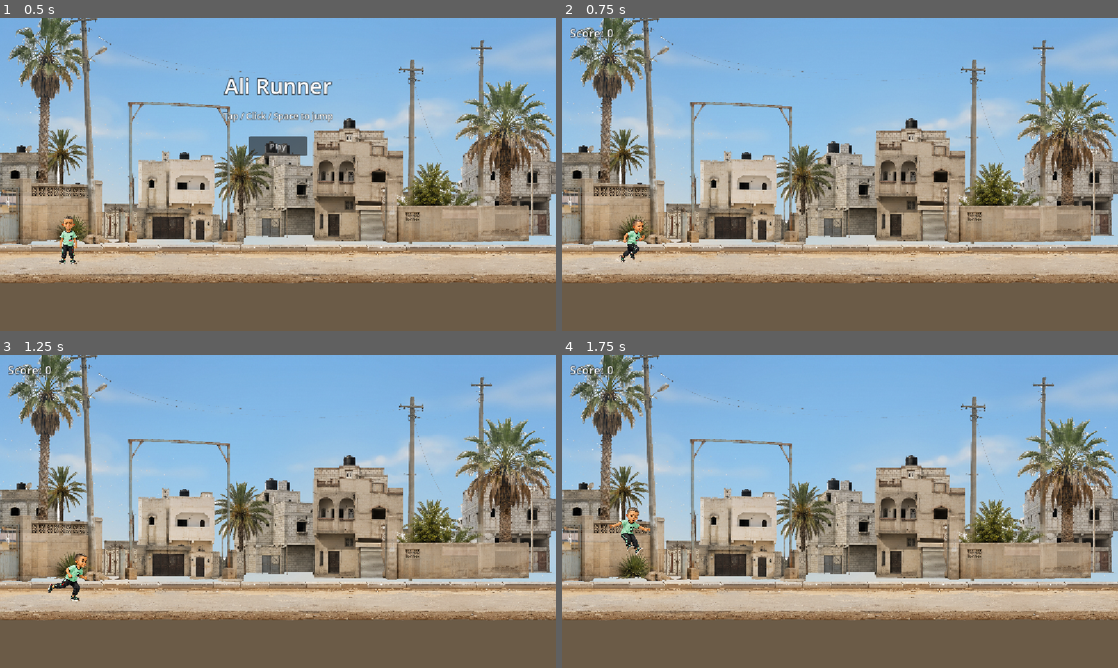
Above: before the commit, frames 1-4 (two rows, left to right).
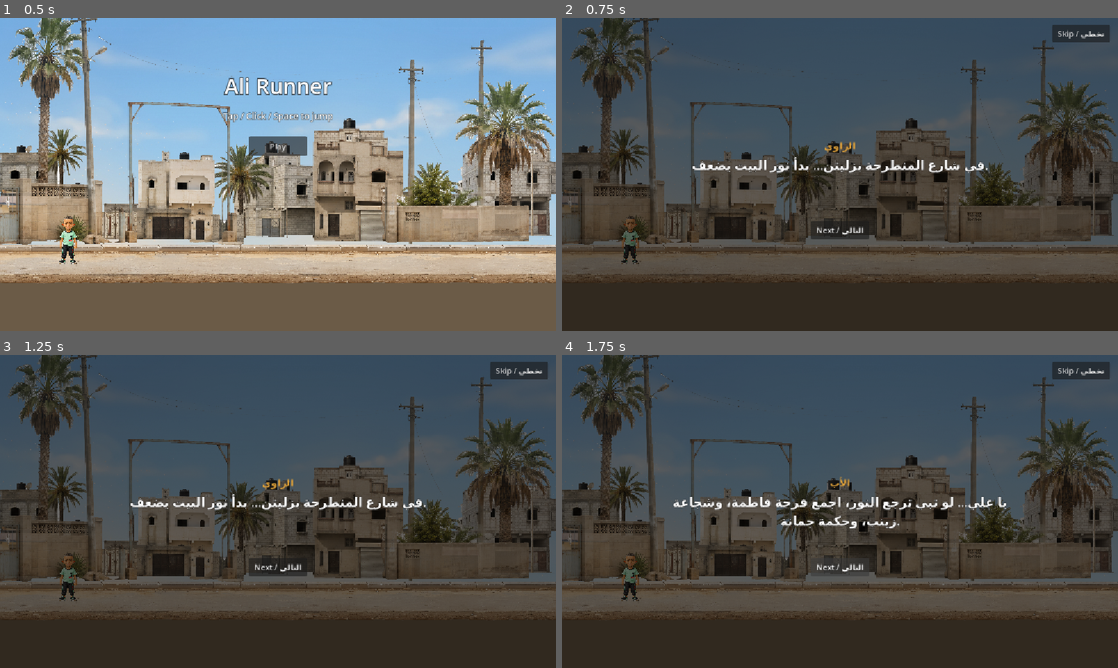
Above: after the commit, the same moments.

Repository: HamzaJwan/Ali-s-Runner
Game: Godot game, scene res://scenes/Main.tscn
Two runs of this game, one before a commit and one after it. Both use one fixed random seed, a clock stepped at 60 frames per second and the inputs below.
Inputs (mouse positions are in pixels of both pictures, inside the frame that each line leads up to):
- Up to frame 1 (0.5 s): no input
- Up to frame 2 (0.75 s): click "Play" at 0.5 s
- Up to frame 3 (1.25 s): no input
- Up to frame 4 (1.75 s): click (840, 567) at 1.25 s, where only the run after the commit has a clickable "التالي / Next"

Frame 1 is identical in both runs. In frame 2, 99% of the frame differs, in the area x 0-100%, y 0-100%; in frame 3, 99%; in frame 4, 99%.

Commit message:
autopilot: v1.1 opening story scene / cinematic intro

Diff:
--- a/scenes/Main.tscn
+++ b/scenes/Main.tscn
@@ -232,6 +232,70 @@
 offset_bottom = 286.0
 text = "Play"
 
+[node name="IntroOverlay" type="Control" parent="UI"]
+visible = false
+layout_mode = 3
+anchors_preset = 15
+anchor_right = 1.0
+anchor_bottom = 1.0
+grow_horizontal = 2
+grow_vertical = 2
+mouse_filter = 2
+
+[node name="Dim" type="ColorRect" parent="UI/IntroOverlay"]
+layout_mode = 1
+anchors_preset = 15
+anchor_right = 1.0
+anchor_bottom = 1.0
+grow_horizontal = 2
+grow_vertical = 2
+mouse_filter = 2
+color = Color(0.04, 0.03, 0.02, 0.6)
+
+[node name="IntroSpeaker" type="Label" parent="UI/IntroOverlay"]
+layout_mode = 0
+offset_left = 326.0
+offset_top = 250.0
+offset_right = 826.0
+offset_bottom = 280.0
+theme_override_font_sizes/font_size = 20
+theme_override_colors/font_color = Color(0.86, 0.62, 0.22, 1)
+horizontal_alignment = 1
+text_direction = 3
+language = "ar"
+mouse_filter = 2
+
+[node name="IntroLine" type="Label" parent="UI/IntroOverlay"]
+layout_mode = 0
+offset_left = 226.0
+offset_top = 286.0
+offset_right = 926.0
+offset_bottom = 376.0
+theme_override_font_sizes/font_size = 26
+theme_override_constants/outline_size = 4
+theme_override_colors/font_outline_color = Color(0, 0, 0, 0.75)
+autowrap_mode = 2
+horizontal_alignment = 1
+text_direction = 3
+language = "ar"
+mouse_filter = 2
+
+[node name="NextButton" type="Button" parent="UI/IntroOverlay"]
+layout_mode = 0
+offset_left = 516.0
+offset_top = 420.0
+offset_right = 636.0
+offset_bottom = 458.0
+text = "التالي / Next"
+
+[node name="SkipButton" type="Button" parent="UI/IntroOverlay"]
+layout_mode = 0
+offset_left = 1016.0
+offset_top = 14.0
+offset_right = 1136.0
+offset_bottom = 50.0
+text = "تخطي / Skip"
+
 [node name="ScoreLabel" type="Label" parent="UI"]
 offset_left = 16.0
 offset_top = 14.0
--- a/scripts/main.gd
+++ b/scripts/main.gd
@@ -47,6 +47,14 @@
 const IMPACT_BOUNCE_OUT_TIME := 0.08
 const IMPACT_BOUNCE_BACK_TIME := 0.18
 const JOMANA_SAFETY_WINDOW_SPAWNS := 4
+const INTRO_LINES := [
+	{"speaker": "الراوي", "text": "في شارع المنطرحة بزليتن… بدأ نور البيت يضعف."},
+	{
+		"speaker": "الأب",
+		"text": "يا علي… لو تبي ترجع النور، اجمع فرحة فاطمة، وشجاعة زينب، وحكمة جمانة.",
+	},
+	{"speaker": "علي", "text": "حاضر يا بابا… بنوصل للنهاية."},
+]
 const GROUND_CENTER_Y := ROAD_SURFACE_Y + GROUND_COLLISION_HEIGHT / 2.0
 const START_PLAYER_POSITION := Vector2(
 	PLAYER_START_X, ROAD_SURFACE_Y - PLAYER_COLLISION_HALF_HEIGHT
@@ -86,6 +94,11 @@
 @onready var restart_button: Button = $UI/RestartButton
 @onready var start_screen: Control = $UI/StartScreen
 @onready var play_button: Button = $UI/StartScreen/PlayButton
+@onready var intro_overlay: Control = $UI/IntroOverlay
+@onready var intro_speaker: Label = $UI/IntroOverlay/IntroSpeaker
+@onready var intro_line: Label = $UI/IntroOverlay/IntroLine
+@onready var intro_next_button: Button = $UI/IntroOverlay/NextButton
+@onready var intro_skip_button: Button = $UI/IntroOverlay/SkipButton
 @onready var checkpoint_panel: Control = $UI/CheckpointPanel
 @onready var checkpoint_card: Control = $UI/CheckpointPanel/Card
 @onready var fatima_texture: TextureRect = $UI/CheckpointPanel/Card/FatimaTexture
@@ -126,6 +139,9 @@
 var fatima_reward_applied := false
 var zainab_shield_active := false
 var jomana_safety_window_pending := false
+var intro_shown := false
+var intro_active := false
+var intro_step_index := 0
 
 
 func _ready() -> void:
@@ -138,6 +154,10 @@
 		retry_button.pressed.connect(_on_retry_pressed)
 	if not continue_button.pressed.is_connected(_on_checkpoint_continue_pressed):
 		continue_button.pressed.connect(_on_checkpoint_continue_pressed)
+	if not intro_next_button.pressed.is_connected(_on_intro_next_pressed):
+		intro_next_button.pressed.connect(_on_intro_next_pressed)
+	if not intro_skip_button.pressed.is_connected(_on_intro_skip_pressed):
+		intro_skip_button.pressed.connect(_on_intro_skip_pressed)
 	start_screen.mouse_filter = Control.MOUSE_FILTER_STOP
 	play_button.mouse_filter = Control.MOUSE_FILTER_STOP
 	checkpoint_panel.mouse_filter = Control.MOUSE_FILTER_IGNORE
@@ -209,9 +229,54 @@
 
 
 func _on_play_pressed() -> void:
-	if started:
+	if started or intro_active:
 		return
 	print("Play button pressed")
+	if intro_shown:
+		_start_run()
+	else:
+		_start_intro()
+
+
+func _start_intro() -> void:
+	intro_active = true
+	intro_step_index = 0
+	start_screen.visible = false
+	intro_overlay.visible = true
+	_show_intro_step()
+
+
+func _show_intro_step() -> void:
+	var step: Dictionary = INTRO_LINES[intro_step_index]
+	intro_speaker.text = step["speaker"]
+	intro_line.text = step["text"]
+	intro_next_button.text = (
+		"ابدأ / Start"
+		if intro_step_index >= INTRO_LINES.size() - 1
+		else "التالي / Next"
+	)
+
+
+func _on_intro_next_pressed() -> void:
+	if not intro_active:
+		return
+	intro_step_index += 1
+	if intro_step_index >= INTRO_LINES.size():
+		_finish_intro()
+		return
+	_show_intro_step()
+
+
+func _on_intro_skip_pressed() -> void:
+	if not intro_active:
+		return
+	_finish_intro()
+
+
+func _finish_intro() -> void:
+	intro_active = false
+	intro_shown = true
+	intro_overlay.visible = false
 	_start_run()
 
 
Not shown, changed: docs/AUTOPILOT_PROGRESS.md
